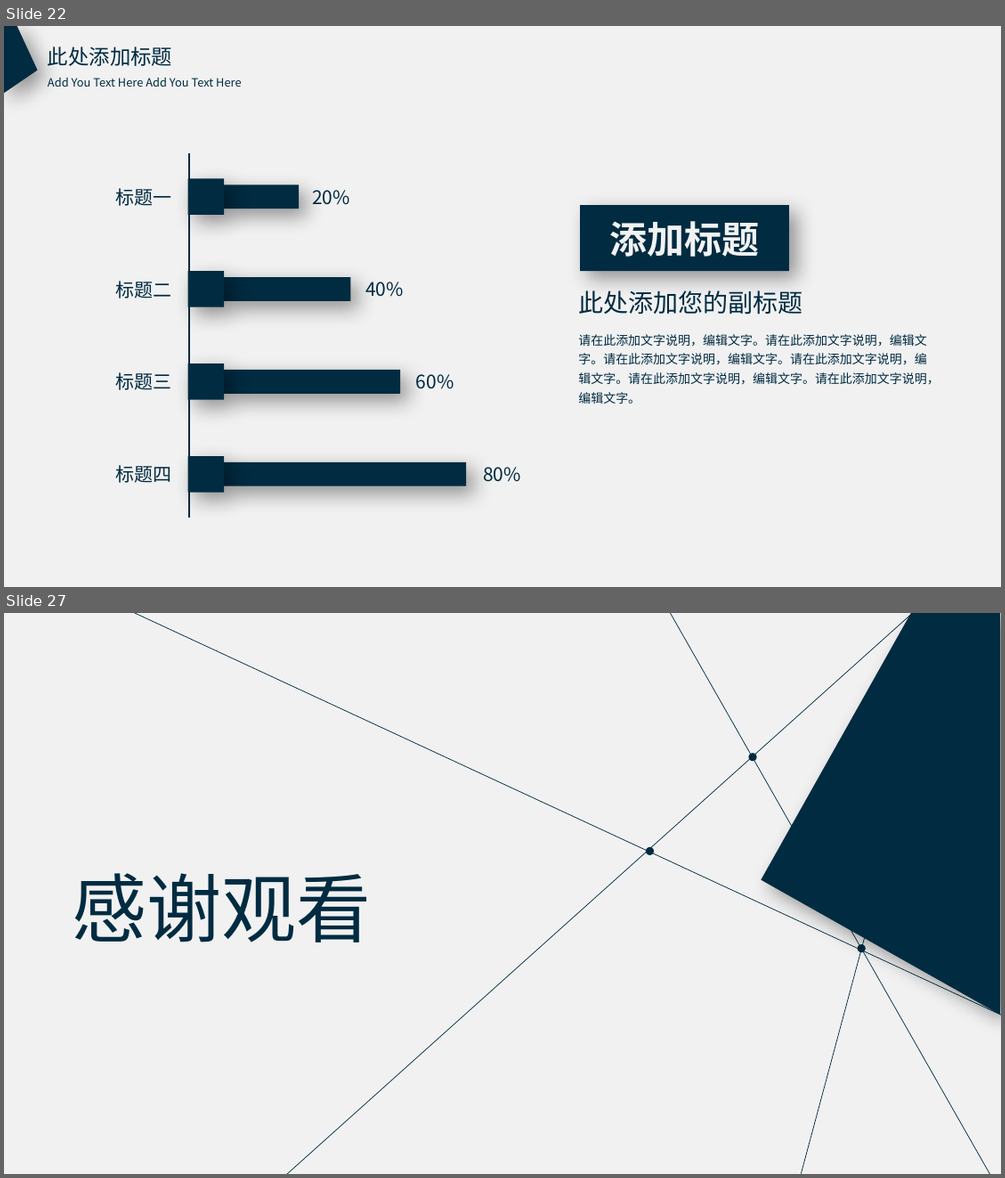
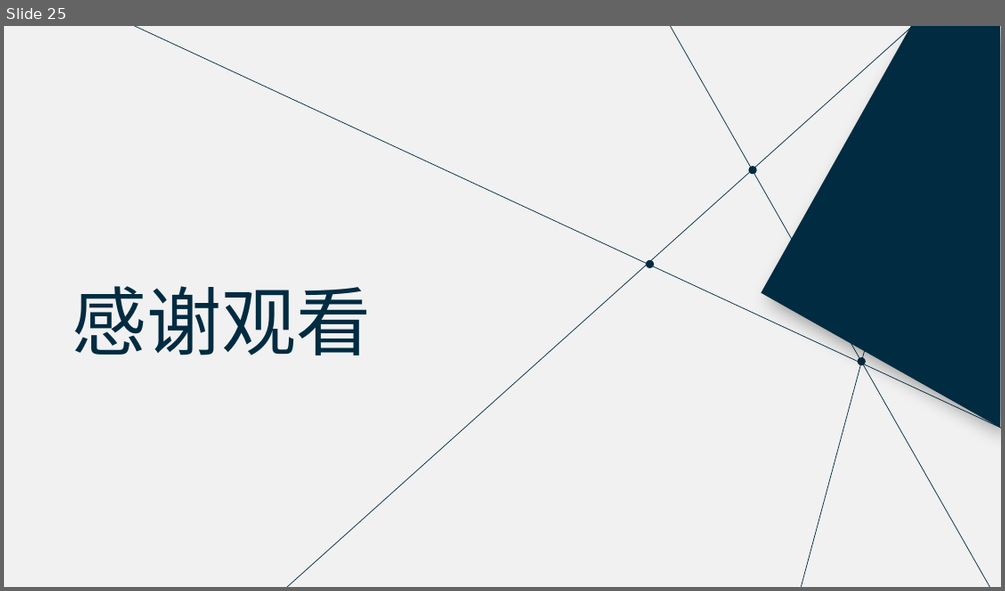
Before and after one commit to luoyiyi/rxjs-demos, a slide deck: rxjs入门分享.pptx. Shown one above the other, each under a label of ours: slides 22 and 27 before the commit, slide 25 after it; the slides between them are not shown. The pictures are 1005x1178 and 1005x591 pixels, drawn with LibreOffice and Linux fonts; fonts in the diff are those of the drawing. Boxes give left, top, right and bottom in pixels: in the first picture for what was removed or moved away, otherwise in the second. Text is boxed around its words. In the diff, an @@ line names an element or a change of style, - is before the commit and + after.

```diff
--- a/rxjs入门分享.pptx
+++ b/rxjs入门分享.pptx
@@ slide 22 removed at box(4, 26, 1001, 587), background #F1F1F1 @@
@@ freeform shape removed at box(4, 26, 38, 94) @@
@@ text removed at box(48, 46, 172, 66) @@
-此处添加标题
@@ text removed at box(48, 78, 241, 87) @@
-Add You Text Here Add You Text Here
@@ line removed from (189, 153) to (189, 517) @@
@@ rectangle removed at box(188, 178, 224, 215) @@
@@ rectangle removed at box(224, 184, 299, 208) @@
@@ text removed at box(115, 188, 171, 206) @@
-标题一
@@ text removed at box(312, 190, 350, 205) @@
-20%
@@ rectangle removed at box(580, 205, 789, 271) @@
-添加标题
@@ text removed at box(115, 281, 171, 298) @@
-标题二
@@ rectangle removed at box(188, 272, 224, 307) @@
@@ rectangle removed at box(224, 277, 351, 301) @@
@@ text removed at box(365, 281, 404, 297) @@
-40%
@@ text removed at box(578, 290, 802, 314) @@
-此处添加您的副标题
@@ text removed at box(578, 334, 939, 403) @@
-请在此添加文字说明，编辑文字。请在此添加文字说明，编辑文字。请在此添加文字说明，编辑文字。请在此添加文字说明，编辑文字。请在此添加文字说明，编辑文字。请在此添加文字说明，编辑文字。
@@ text removed at box(115, 372, 171, 390) @@
-标题三
@@ rectangle removed at box(188, 363, 224, 399) @@
@@ rectangle removed at box(224, 370, 400, 394) @@
@@ text removed at box(416, 374, 454, 389) @@
-60%
@@ text removed at box(115, 465, 171, 483) @@
-标题四
@@ rectangle removed at box(188, 456, 224, 491) @@
@@ rectangle removed at box(224, 462, 466, 486) @@
@@ text removed at box(483, 467, 521, 482) @@
-80%
@@ what was slide 27 is now slide 25 @@
```
Also in this commit, not shown: 5 slides changed, 14 slides added, 19 other slides removed, 1 other file.
